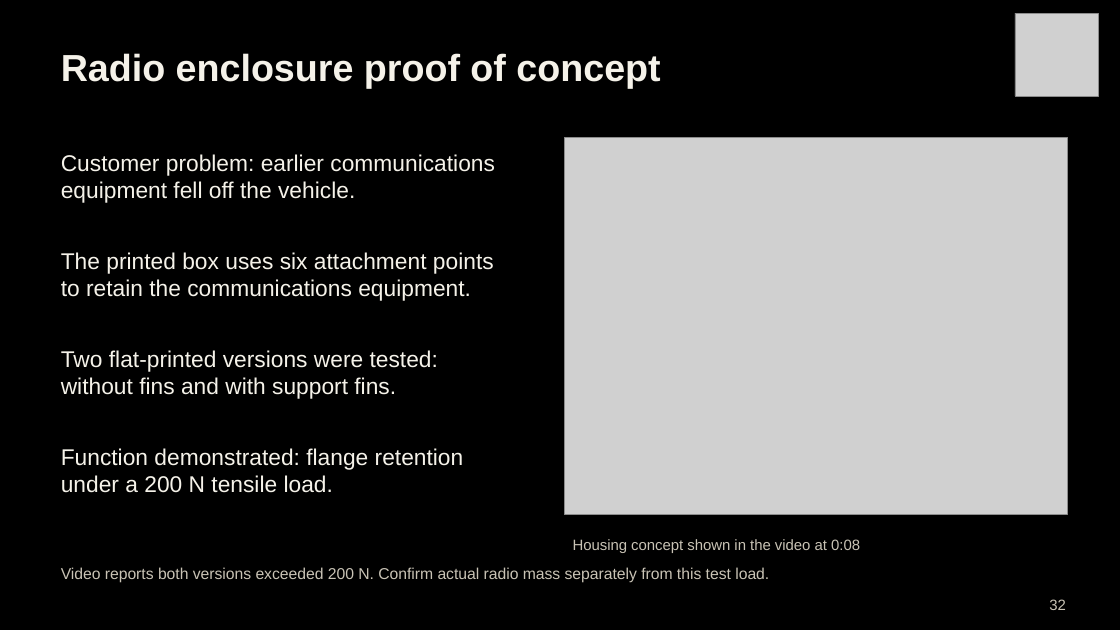
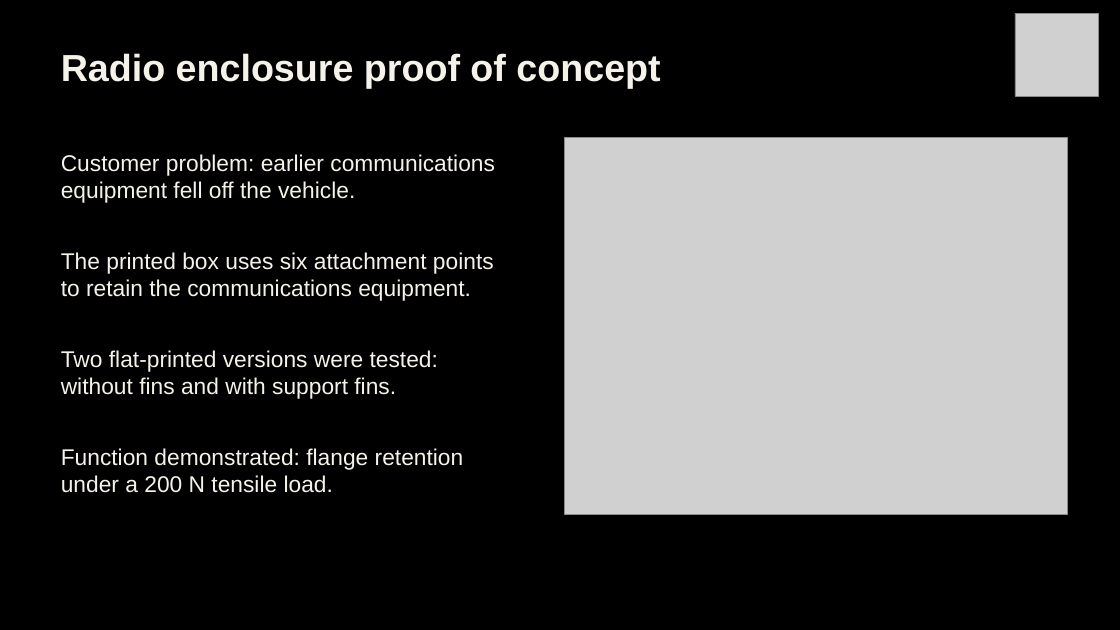
Before and after one commit to Polowater123/Aggie-Baja-Controls-The-A.B.C.-, a slide deck: slide 25 of PDR Draft.pptx (slide 32 before the commit). Drawn at 1120x630 pixels with LibreOffice and Linux fonts; fonts in the diff are those of the drawing; grey boxes stand for pictures. Boxes give left, top, right and bottom in pixels: in the first picture for what was removed or moved away, otherwise in the second. Text is boxed around its words. In the diff, an @@ line names an element or a change of style, - is before the commit and + after.

Commit message:
Update concept portfolio and PDR draft
This commit updates the concept portfolio and PDR draft PowerPoint files. The revisions reflect the latest presentation content and draft progress for the project.

```diff
--- a/PDR Draft.pptx
+++ b/PDR Draft.pptx
@@ text removed at (573,539,860,553) @@
-Housing concept shown in the video at 0:08
@@ text removed at (61,567,769,583) @@
-Video reports both versions exceeded 200 N. Confirm actual radio mass separately from this test load.
@@ text removed at (1049,599,1066,610) @@
-32
```
Also in this commit, not shown: 37 other slides changed, 2 slides added, 15 slides removed, 1 other file.
